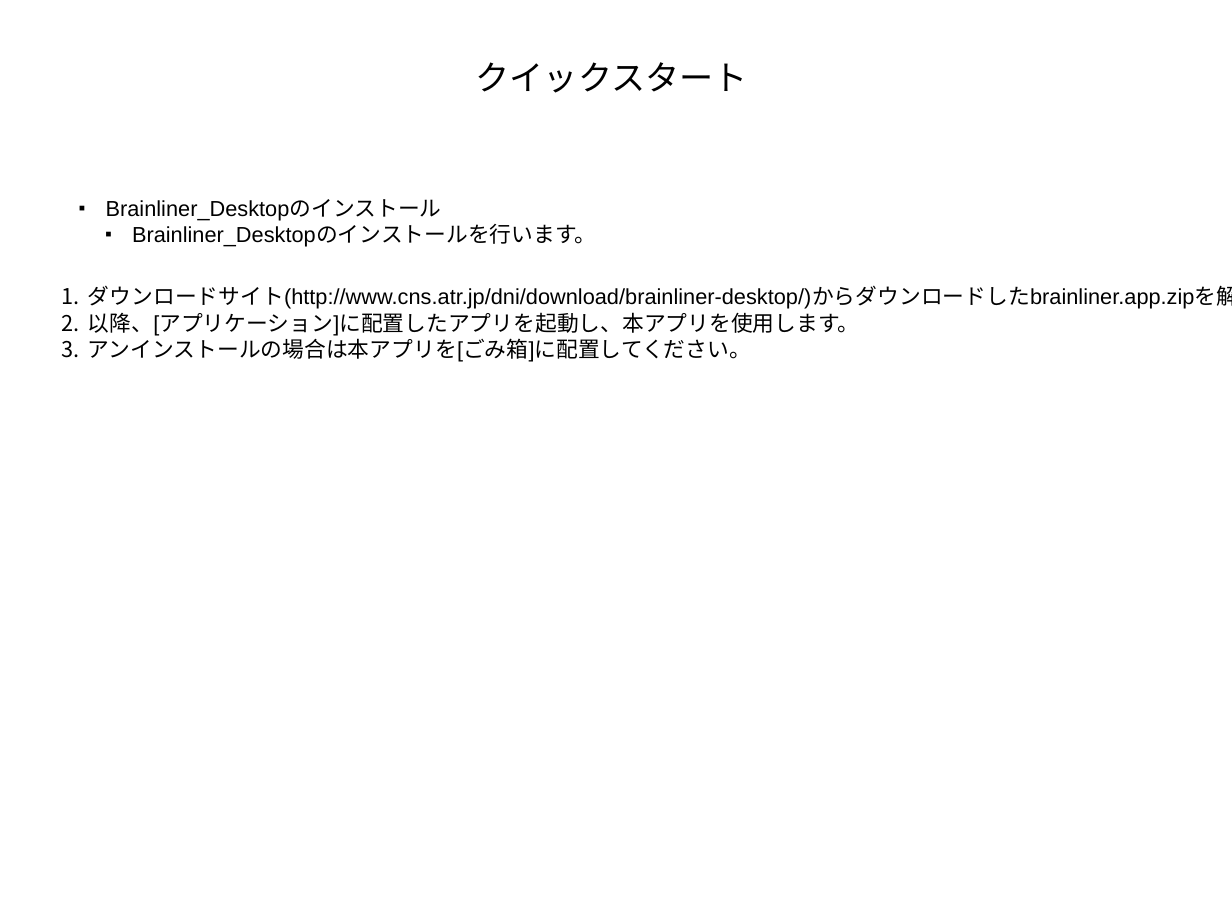
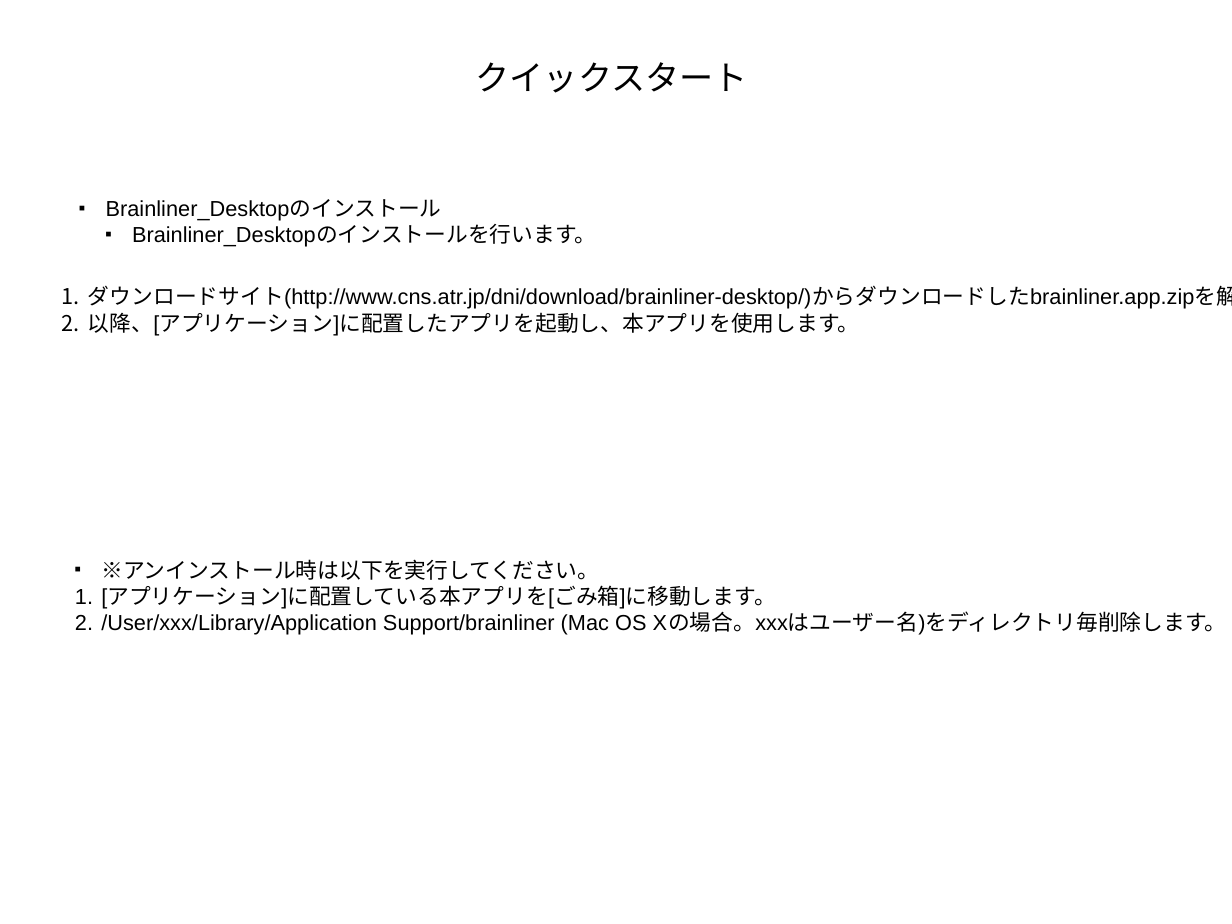
Before and after one commit to ATR-DNI/BrainLiner, a slide deck: slide 5 of docs/Brainliner_Desktop_Tutorial_for_Use[jp].pptx. Drawn at 1232x924 pixels with LibreOffice and Linux fonts; fonts in the diff are those of the drawing; background and template pictures are left out. Boxes give left, top, right and bottom in pixels: in the first picture for what was removed or moved away, otherwise in the second. Text is boxed around its words. In the diff, an @@ line names an element or a change of style, - is before the commit and + after.

```diff
--- a/docs/Brainliner_Desktop_Tutorial_for_Use[jp].pptx
+++ b/docs/Brainliner_Desktop_Tutorial_for_Use[jp].pptx
@@ text at (88,335,751,362): paragraph removed @@
-3. アンインストールの場合は本アプリを[ごみ箱]に配置してください。
@@ text added at (101,559,1227,635), 14 pt, text #000000 @@
+■ ※アンインストール時は以下を実行してください。
+1. [アプリケーション]に配置している本アプリを[ごみ箱]に移動します。
+2. /User/xxx/Library/Application Support/brainliner (Mac OS Xの場合。xxxはユーザー名)をディレクトリ毎削除します。
```
Also in this commit, not shown: 2 other files.
